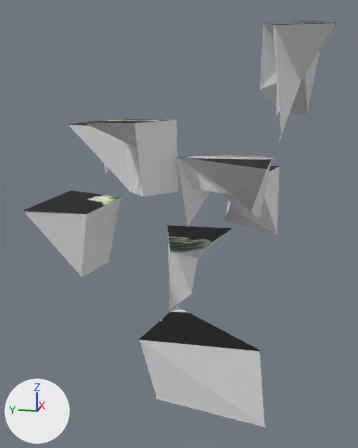
A saved change to the Blender file ARPoC/split.blend.
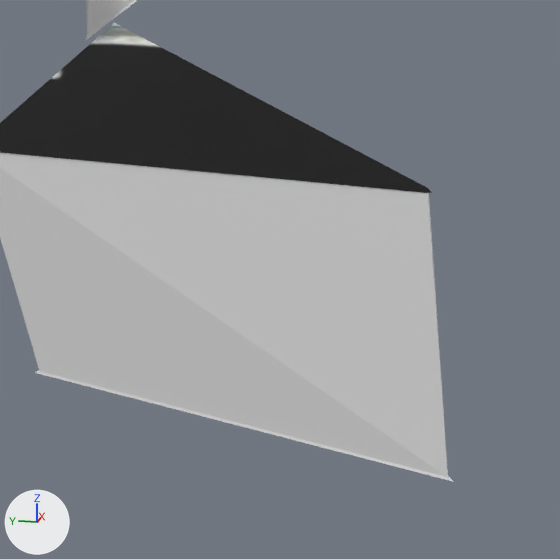
The first picture shows the older version from a camera (50 mm lens) standing at (-20.44, -3.84, 2.42) and looking at (-0.19, 0.21, -2.64). The close-ups show the older and then the newer version on the part from 41% to 82% of the width and 67% to 100% of the height of that picture. Only the edits that show in the close-ups are written down. Every picture has the same lights, and +X, +Y and +Z are marked at lower left.

In view in the first close-up: 'Shard_004', 'Shard_005'.
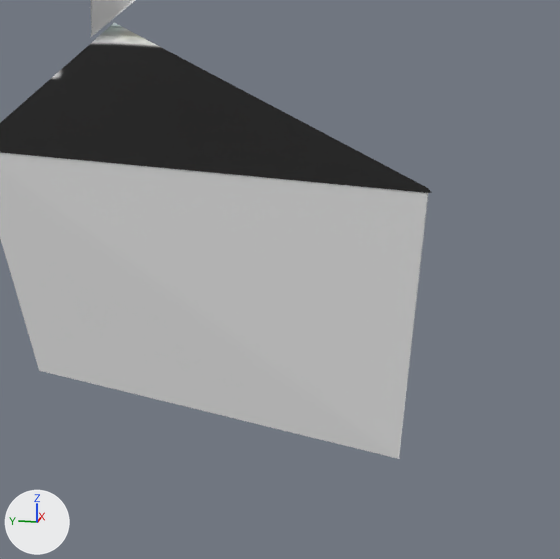
Boxes (x1, y1, x2, y2) around the edits, measured in the close-ups (560 x 559 px; the box of a moved part takes in the faces that stretch with it):
'Shard_004', reshaped
    before: (0, 23, 454, 482)
    after: (0, 23, 432, 459)
part 1 of me_shardmesh_004_034, moved or reshaped
    before: (35, 193, 454, 482)
    after: (39, 193, 428, 459)

Patch to the scene script:
```diff
--- a/ARPoC/split.blend.py
+++ b/ARPoC/split.blend.py
@@ me_shardmesh_004_034 @@
 # used by ob_shard_004; location = (0.0, 0.0, 0.0)
-me_shardmesh_004_034.from_pydata(...)  # 8 vertices, 6 faces; spans x -4.0..-0.68, y -3.81..0.97, z -9.29..-6.21
-me_shardmesh_004_034.vertices[7].co = (-3.98, -3.81, -9.29)
+me_shardmesh_004_034.from_pydata(...)  # 8 vertices, 6 faces; spans x -4.0..-0.68, y -3.5..0.97, z -9.29..-6.21
+# me_shardmesh_004_034 part 1
+me_shardmesh_004_034.vertices[7].co = (-3.81, -3.32, -9.29)
 me_shardmesh_004_034.materials.append(mat_illusion_image_material_035)
```
